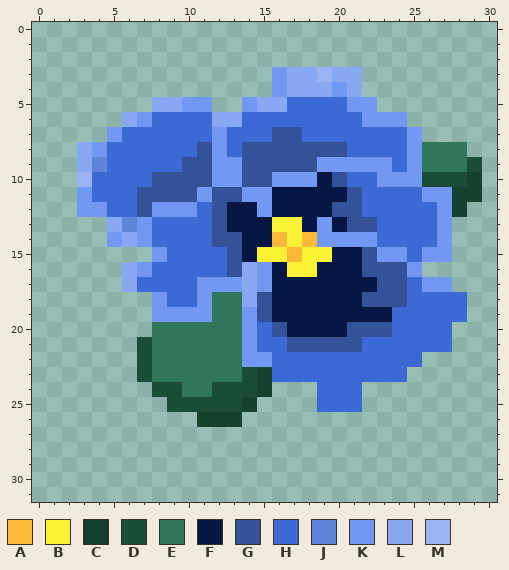
Pixel-art sprite, stored at data/gfx/ground_objects/winter_flower.png. The picture above was drawn from the file before the commit.
The file is 31x32 pixels.
Palette (. is transparent): A #fbb936  B #fbf236  C #15412f  D #1a4c38  E #307759  F #041744  G #345297  H #3c69d3  J #6084da  K #7298f3  L #89a8f3  M #9ab4f3
Pixels before, first column x 3:
 3 .............KLLMLL........
 4 .............KLLLKL........
 5 .....LLKK..KLLHHHHKK.......
 6 ...LKHHHHLLHHHHHHHHKKK.....
 7 ..KHHHHHHKHHHGGHHHHHHHK....
 8 LKHHHHHHGKHGGGGGGGHHHHKEEE.
 9 LJHHHHHGGKKGGGGGKKKKKHKEEED
10 MHHHHGGGGKKGGKKKFGHHKKKDDDC
11 KHHHGGGGKGGKKFFFFFGHHHHKKCC
12 KKHHGKKKHGFFKFFFFGGHHHHHKC.
13 ..LJKHHHHGFFFBBFKFGGHHHHK..
14 ..KLKHHHHGGFFABAKKKKHHHHK..
15 .....KHHHHGFBBABBFFGKKHKK..
16 ...LKHHHHHGLKFBBFFFGGGK....
17 ...LHHHHKKKLKFFFFFFFGGHKK..
18 .....KHHKEELGFFFFFFGGGHHHH.
19 .....KKKKEEKGFFFFFFFFHHHHH.
20 .....EEEEEEKHGFFFFGGGHHHH..
21 ....DEEEEEEKHHGGGGGHHHHHH..
22 ....DEEEEEEKKHHHHHHHHHH....
23 ....DEEEEEEDCHHHHHHHHH.....
24 .....DDEEDDDC...HHH........
25 ......DDDDDC....HHH........
26 ........CCC................
The result:
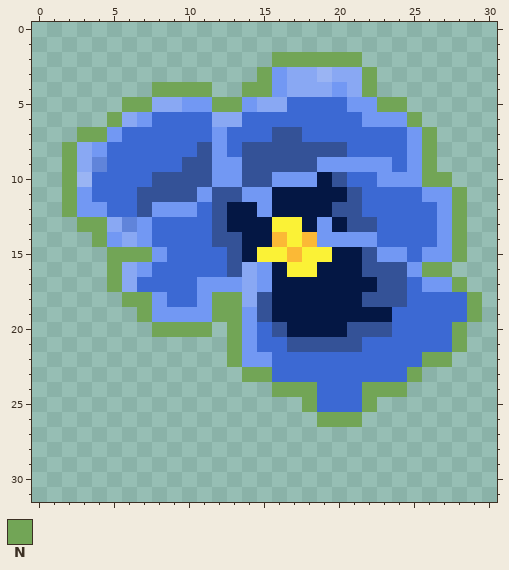
Colours new in this view: N #72a556
Edits made:
y 2: x 16..21 ...... -> NNNNNN
y 3: x 15 . -> N; x 22 . -> N
y 4: x 8..11 .... -> NNNN; x 14..15 .. -> NN; x 22 . -> N
y 5: x 6..7 .. -> NN; x 12..13 .. -> NN; x 23..24 .. -> NN
y 6: x 5 . -> N; x 25 . -> N
y 7: x 3..4 .. -> NN; x 26 . -> N
y 8: x 2 . -> N; x 26..28 EEE -> N..
y 9: x 2 . -> N; x 26..29 EEED -> N...
y 10: x 2 . -> N; x 26..29 DDDC -> NN..
y 11: x 2 . -> N; x 28..29 CC -> N.
y 12: x 2 . -> N; x 28 C -> N
y 13: x 3..4 .. -> NN; x 28 . -> N
y 14: x 4 . -> N; x 28 . -> N
y 15: x 5..7 ... -> NNN; x 28 . -> N
y 16: x 5 . -> N; x 26..27 .. -> NN
y 17: x 5 . -> N; x 28 . -> N
y 18: x 6..7 .. -> NN; x 12..13 EE -> NN; x 29 . -> N
y 19: x 7 . -> N; x 12..13 EE -> NN; x 29 . -> N
y 20: x 8..13 EEEEEE -> NNNN.N; x 28 . -> N
y 21: x 7..13 DEEEEEE -> ......N; x 28 . -> N
y 22: x 7..13 DEEEEEE -> ......N; x 26..27 .. -> NN
y 23: x 7..15 DEEEEEEDC -> .......NN; x 25 . -> N
y 24: x 8..18 DDEEDDDC... -> ........NNN; x 22..24 ... -> NNN
y 25: x 9..14 DDDDDC -> ......; x 18 . -> N; x 22 . -> N
y 26: x 11..13 CCC -> ...; x 19..21 ... -> NNN
Where, in picture pixels (left, top, right, bottom), the same in both pictures:
changed: (62, 52, 482, 427)
